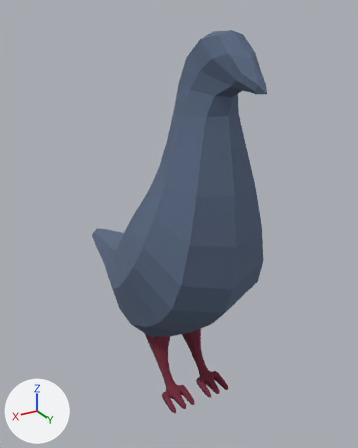
Before and after pictures for a commit that changed the FBX model .redfox-studios/Blender/.fbx/SM_Pigeon.fbx.
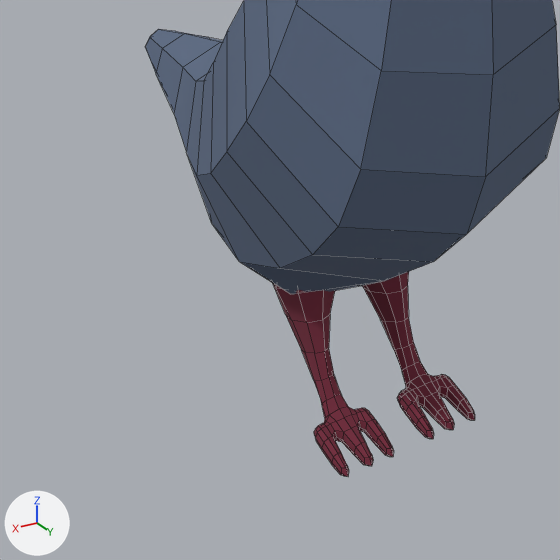
Each version is shown whole from a 50 mm lens placed at (2.31, 4.41, 2.01), pointed at (-0.23, 0.18, -0.1), then close up on the part from 9% to 74% of the width and 48% to 100% of the height. Lighting does not change. The marker at lower left points along +X, +Y and +Z. The older version's two pictures come first. The close-ups show mesh edges as thin lines.

The scene before the commit, as lines of its bpy script (objects in view):
```python
me_cube_010 = bpy.data.meshes.new('Cube.010')
me_cube_010.from_pydata(...)  # 530 vertices, 524 faces; spans x -0.66..0.66, y -1.8..1.74, z -1.78..1.88
me_cube_010.materials.append(mat_material)  # picture img_colorpalette_png
ob_sm_pigeon = bpy.data.objects.new('SM_Pigeon', me_cube_010)
ob_sm_pigeon.location = (0.0, 0.0, 0.0)
```
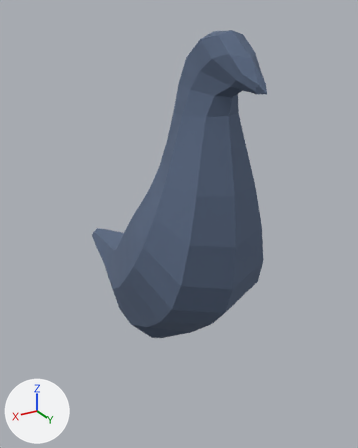
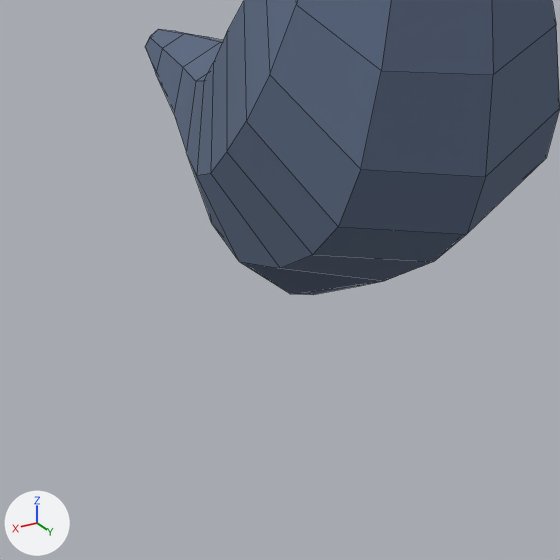
The edits, one by one:
me_cube_010 is used by ob_sm_pigeon; location (0.0, 0.0, 0.0).
me_cube_010 had 530 vertices, 524 faces and spanned x -0.66..0.66, y -1.8..1.74, z -1.78..1.88.
me_cube_010 now has 158 vertices, 156 faces and spans x -0.66..0.66, y -1.8..1.74, z -1.25..1.88.
me_cube_010 part 1: the loose piece of 186 vertices spanning x -0.36..-0.05, y 0.26..1.05, z -1.78..-1.01 is deleted.
me_cube_010 part 2: the loose piece of 186 vertices spanning x 0.05..0.36, y 0.26..1.05, z -1.78..-1.01 is deleted.

What differs and where, as boxes (x1, y1, x2, y2) in the close-ups (560 x 560 px):
'SM_Pigeon', reshaped: before (145, 0, 560, 477); after (145, 0, 560, 295)
part 1 of me_cube_010, deleted (brown): before (362, 272, 475, 439)
part 2 of me_cube_010, deleted (brown): before (273, 283, 394, 477)
